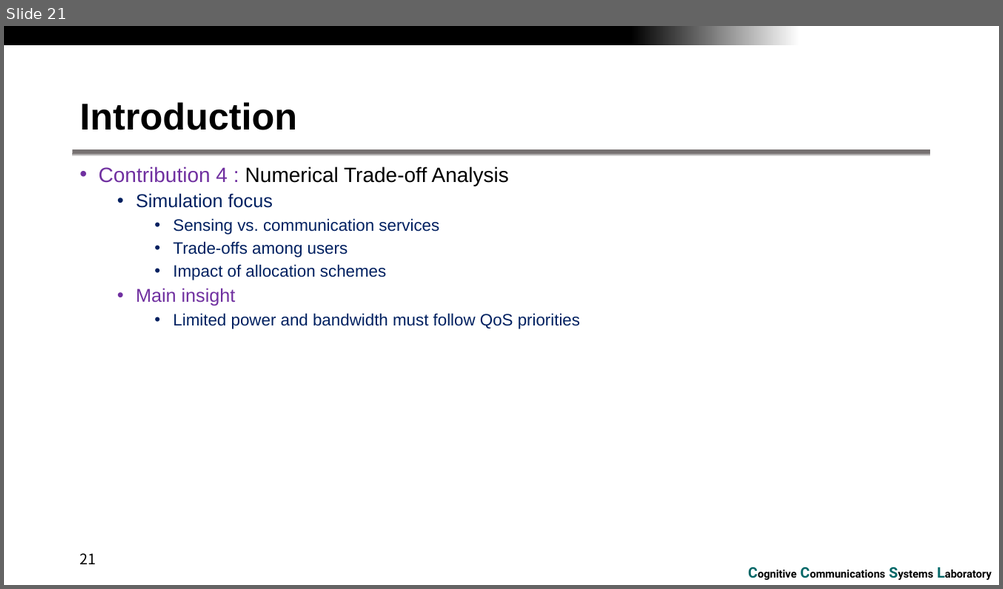
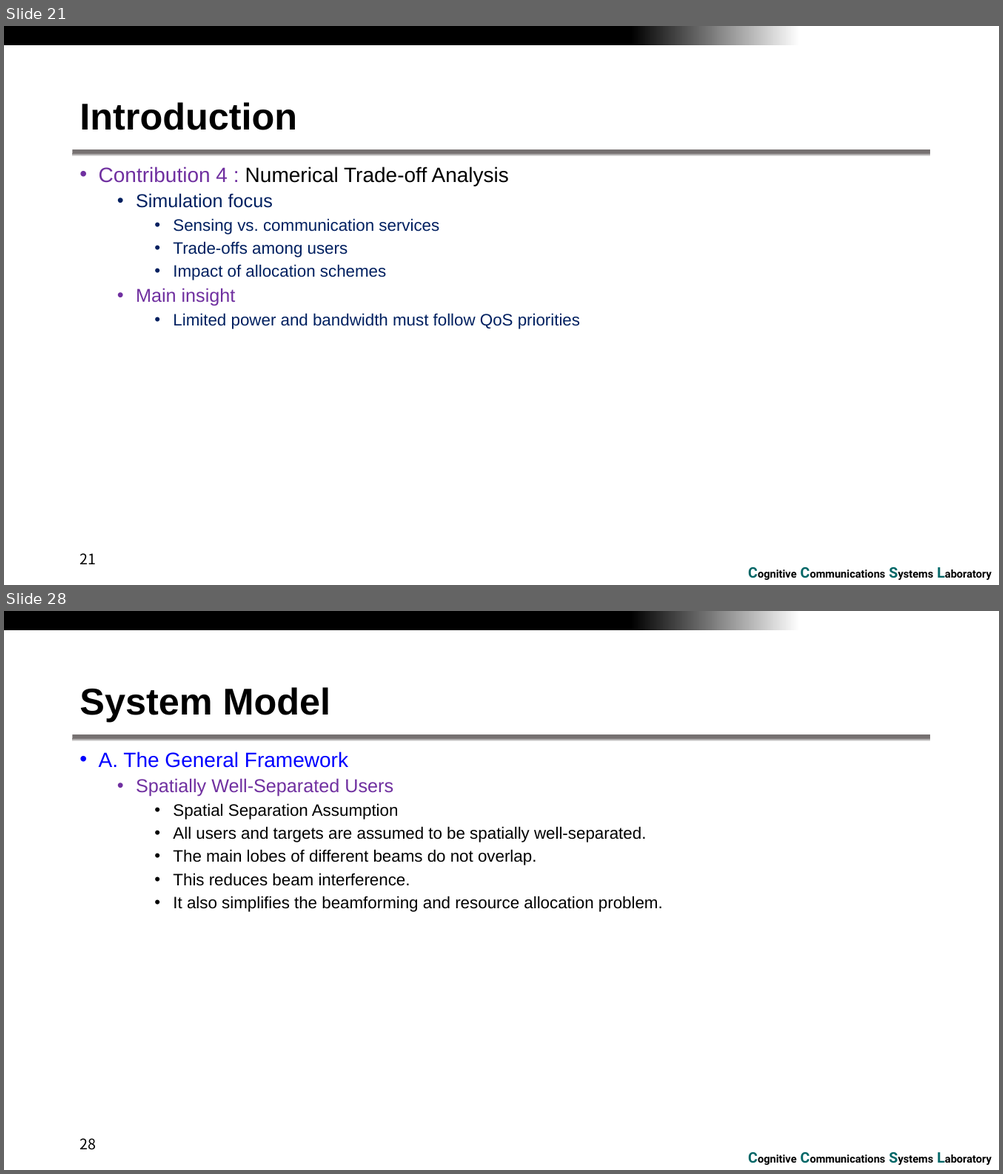
Before and after one commit to RefatHanbat/Sensing-as-a-service-in-6G-A-Unified-framework, a slide deck: sensing_as_a_service.pptx. Shown one above the other, each under a label of ours: slide 21 before the commit, slides 21 and 28 after it; the slides between them are not shown. The pictures are 1003x589 and 1003x1174 pixels, drawn with LibreOffice and Linux fonts; fonts in the diff are those of the drawing; background and template pictures are left out. Boxes give left, top, right and bottom in pixels: in the first picture for what was removed or moved away, otherwise in the second. Text is boxed around its words. In the diff, an @@ line names an element or a change of style, - is before the commit and + after.

```diff
--- a/sensing_as_a_service.pptx
+++ b/sensing_as_a_service.pptx
@@ slide 28 added at (4,611,999,1170), background #FFFFFF; not listed: 3 template elements that a slide beside it also shows @@
@@ title added at (79,687,330,722), 36 pt, text #000000, bold @@
+System Model
@@ text added at (99,752,663,912), 16 pt, text #000000 @@
+• A. The General Framework
+  • Spatially Well-Separated Users
+    • Spatial Separation Assumption
+    • All users and targets are assumed to be spatially well-separated.
+    • The main lobes of different beams do not overlap.
+    • This reduces beam interference.
+    • It also simplifies the beamforming and resource allocation problem.
@@ page number added at (79,1139,96,1150), 14 pt, text #000000 @@
+28
```
Also in this commit, not shown: 97 other slides added, 5 other files.
